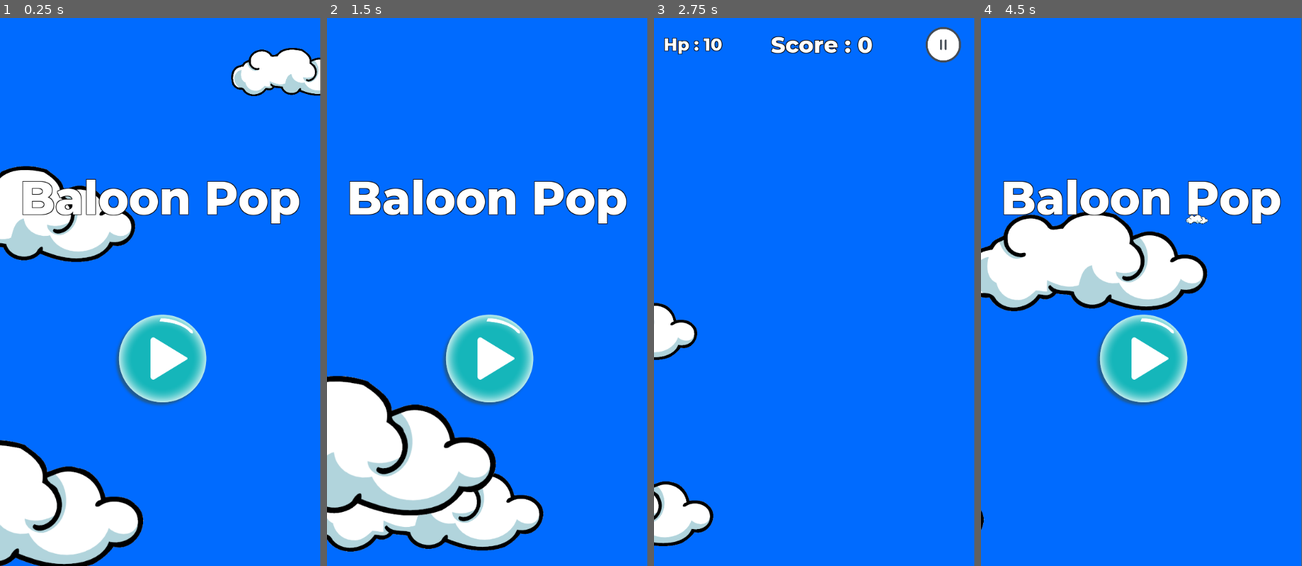
Above: before the commit, frames 1-4 (left to right).
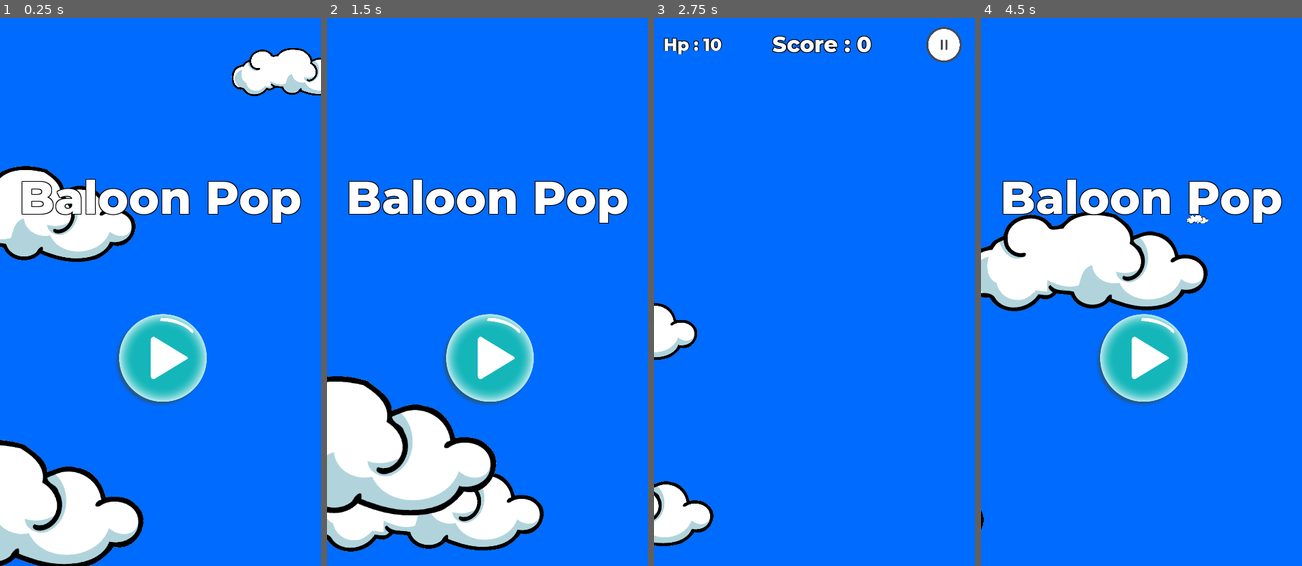
Above: after the commit, the same moments.

Repository: renosyah/ballon-pop
Game: Godot game, scene res://asset/menu/menu.tscn
Two runs of this game, one before a commit and one after it. Both use one fixed random seed, a clock stepped at 60 frames per second and the inputs below.
Inputs (mouse positions are in pixels of both pictures, inside the frame that each line leads up to; where the layout moved, square brackets give the same spot in the first picture):
- Up to frame 1 (0.25 s): no input
- Up to frame 2 (1.5 s): click (487, 357) [487, 363] at 0.5 s; click (615, 45) at 1.25 s
- Up to frame 3 (2.75 s): click (814, 357) [814, 363] at 2 s
- Up to frame 4 (4.5 s): click (1269, 45) at 2.75 s; click (1141, 357) [1141, 363] at 3.5 s; click (1269, 45) at 4.25 s
The window is 468x800 before the commit and 469x800 after it. Grey fills any space a smaller window leaves; there, only what the larger window draws over its background counts as a difference.

The runs differ from the first frame. In frame 1, 2.0% of the frame differs, in the area x 0-100%, y 5-100%; in frame 2, 1.9%; in frame 3, 0.9%; in frame 4, 1.8%.

Commit message:
small ajustment for window

Diff:
--- a/asset/game/game.gd
+++ b/asset/game/game.gd
@@ -46,11 +46,17 @@
 	pooling_poping()
 	display_score()
 
+	_timer.wait_time = rand_range(0.5,1.5)
+	_timer.start()
+
 func _on_Timer_timeout():
 	spawn_balloon(get_random_x())
 
 	if randf() > 0.8:
 		spawn_cloud(get_random_y())
+
+	_timer.wait_time = rand_range(0.5,1.5)
+	_timer.start()
 
 func spawn_initial_cloud():
 	for i in 5:
@@ -148,4 +154,5 @@
 	display_score()
 	_lose_panel.visible = false
 	_ui_panel.visible = true
+	_timer.wait_time = rand_range(0.5,1.5)
 	_timer.start()
--- a/asset/game/game.tscn
+++ b/asset/game/game.tscn
@@ -158,7 +158,6 @@
 }
 
 [node name="Timer" type="Timer" parent="."]
-autostart = true
 
 [connection signal="pressed" from="ui_panel/TextureButton" to="." method="_on_TextureButton_pressed"]
 [connection signal="pressed" from="lose_panel/try_again" to="." method="_on_try_again_pressed"]
--- a/project.godot
+++ b/project.godot
@@ -35,6 +35,7 @@
 window/size/width=600
 window/size/height=1024
 window/handheld/orientation="portrait"
+window/stretch/mode="2d"
 
 [input]
 
Not shown, changed: export_presets.cfg
